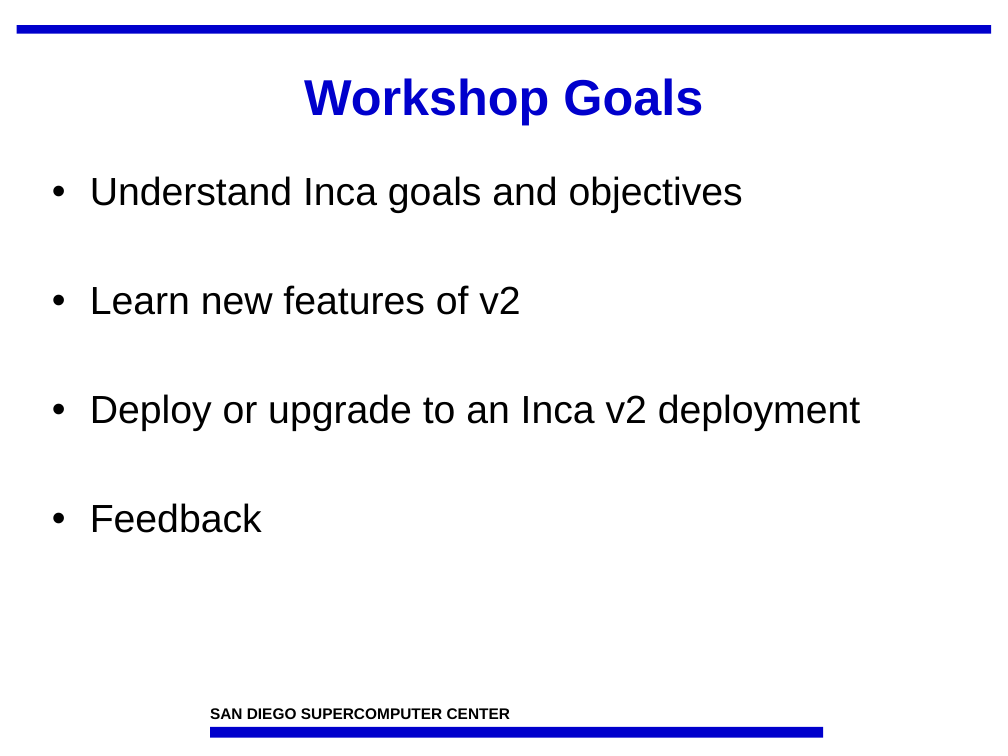
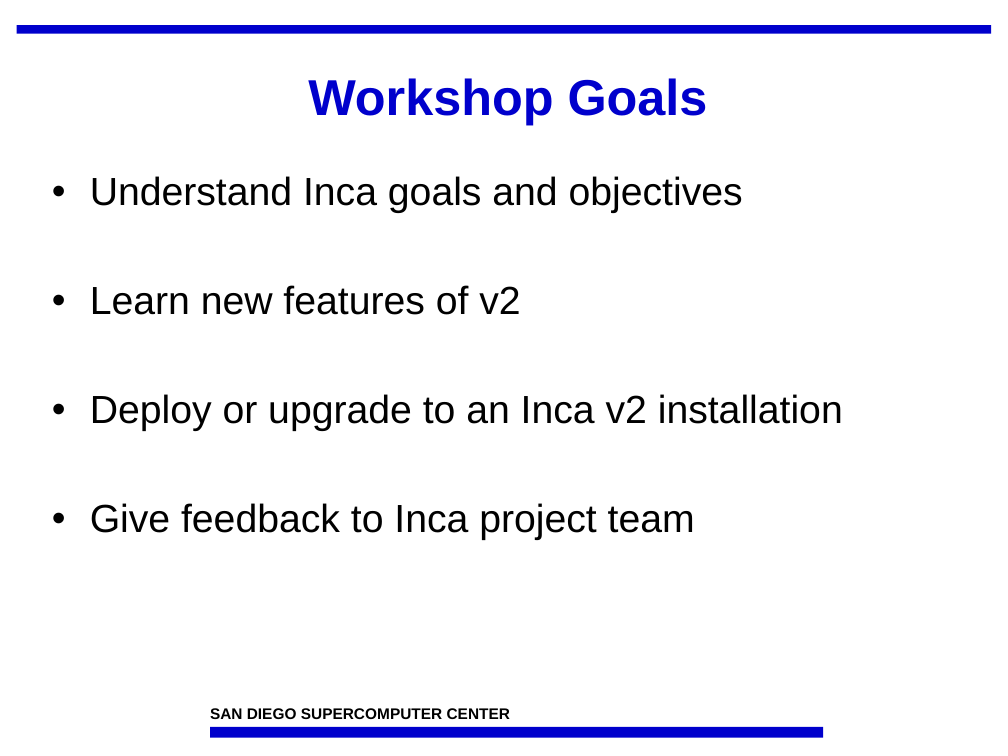
Before and after one commit to IncaProject/inca-xsede, a slide deck: slide 3 of talks/feb-06-workshop/overview.ppt. Drawn at 1008x756 pixels with LibreOffice and Linux fonts; fonts in the diff are those of the drawing; background and template pictures are left out. Boxes give left, top, right and bottom in pixels: in the first picture for what was removed or moved away, otherwise in the second. Text is boxed around its words. In the diff, an @@ line names an element or a change of style, - is before the commit and + after.

Commit message:
redid inca v1/v2 component slide

```diff
--- a/talks/feb-06-workshop/overview.ppt
+++ b/talks/feb-06-workshop/overview.ppt
@@ title "Workshop Goals": place and size @@
-title "Workshop Goals" at <box>304,78,703,125</box>
+title "Workshop Goals" at <box>308,78,708,125</box>
@@ text at <box>90,394,843,540</box>: text changed @@
-• Deploy or upgrade to an Inca v2 deployment
-• Feedback
+• Deploy or upgrade to an Inca v2 installation
+• Give feedback to Inca project team
```
Also in this commit, not shown: 30 other slides changed, 2 slides added, 4 slides removed.
